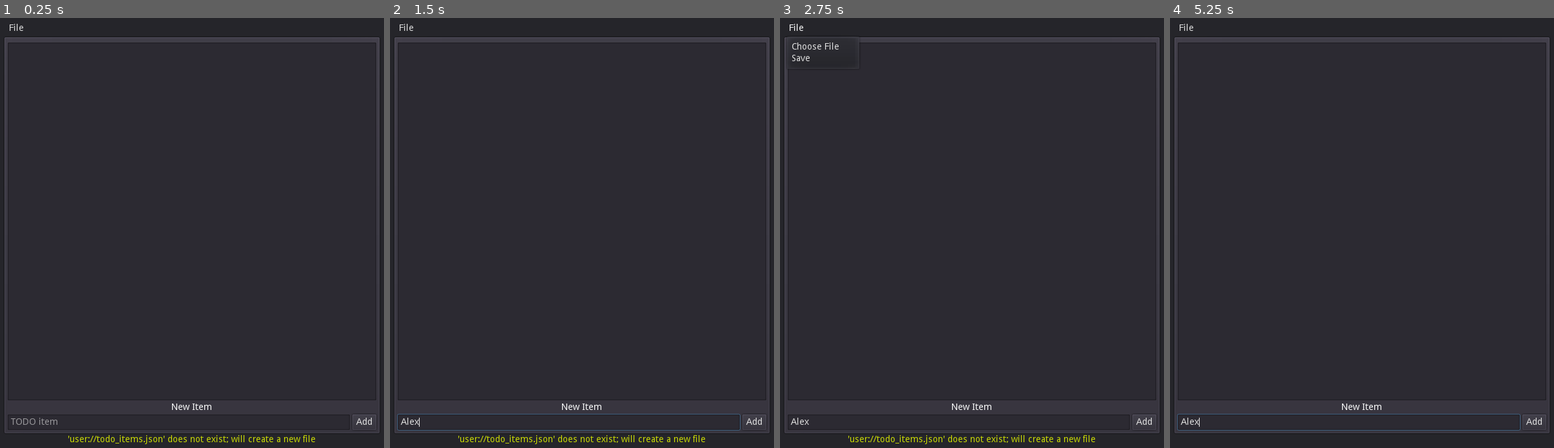
Above: before the commit, frames 1-4 (left to right).
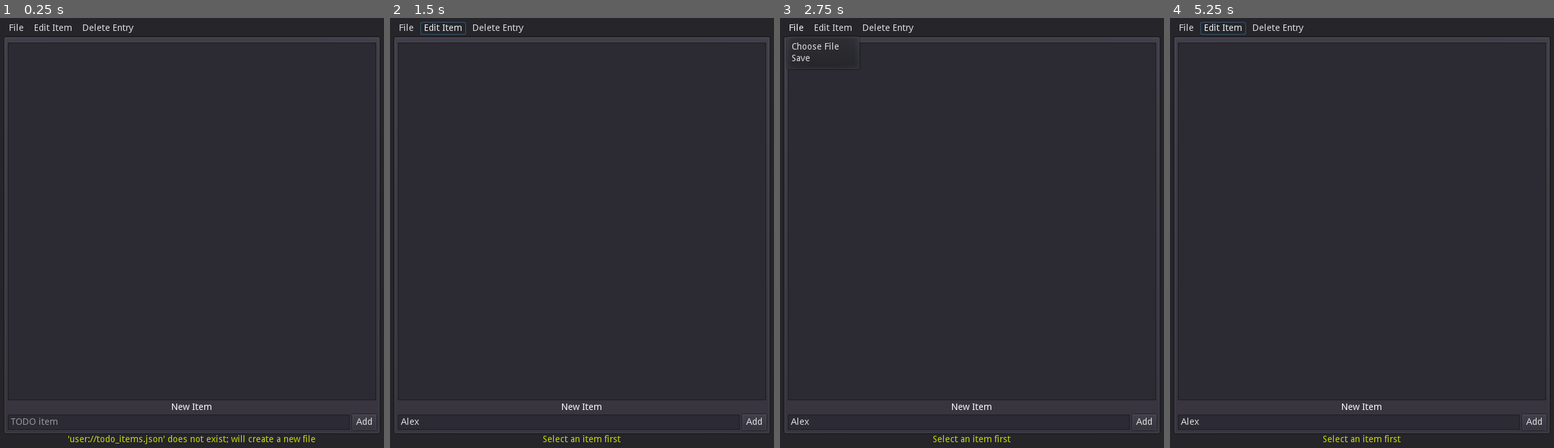
Above: after the commit, the same moments.

Repository: JohnDevlopment/todolist
Game: Godot game, scene res://TodoList.tscn
Same seed, same stepped clock (60 frames per second), same inputs: the game is played once before the commit and once after it.
Inputs (mouse positions are in pixels of both pictures, inside the frame that each line leads up to):
- Up to frame 1 (0.25 s): no input
- Up to frame 2 (1.5 s): click (570, 422) at 0.52 s; type "Alex" at 0.6 s; click (443, 26) at 1.25 s, where only the run after the commit has a clickable "Edit Item"
- Up to frame 3 (2.75 s): click "File" at 2 s
- Up to frame 4 (5.25 s): click "Add" at 2.75 s; click "File" at 3.5 s; click "Add" at 4.25 s; click (1223, 26) at 5 s, where only the run after the commit has a clickable "Edit Item"

The runs differ from the first frame. In frame 1, 0.1% of the frame differs, in the area x 9-35%, y 1-4%; in frame 2, 0.9%, in the area x 1-92%, y 0-100%; in frame 3, 0.6%; in frame 4, 0.6%.

Commit message:
Fixed an issue that had to do with the gui_input signal for the ItemList; small changes
Two buttons on the menu are used to edit and delete entries

Diff:
--- a/ModifyItem.gd
+++ b/ModifyItem.gd
@@ -18,8 +18,6 @@
 	NewItem.text = text
 	$WhichItem.bbcode_text = "Editing item [i]%d[/i]" % index
 
-	print("Editing item %d with current value being '%s'" % [index, text])
-
 func _on_NewItem_text_entered(new_text: String) -> void:
 	NewItem.release_focus()
 	finish_edit(get_meta('item_index'), new_text)
--- a/TodoList.gd
+++ b/TodoList.gd
@@ -30,7 +30,6 @@
 
 	FileMenuButton.get_popup().connect('index_pressed', self, '_on_File_menu_index_pressed')
 
-	(TodoItems.get_item_list() as ItemList).connect('gui_input', self, '_on_TodoItems_gui_input')
 	(TodoItems.get_item_list() as ItemList).connect('nothing_selected', self, '_on_TodoItems_nothing_selected')
 
 	# Display status message depending on whether the file exists and was loaded
@@ -88,10 +87,12 @@
 func _on_File_menu_index_pressed(index: int) -> void:
 	match index:
 		0:
+			# Choose new file
 			$FileDialog.popup_centered_ratio(0.85)
 		1:
+			# Save current file
 			_save_data_file()
-			StatusLabel.display_status(2, "Saved file: " + config.data_file)
+			StatusLabel.display_status(3, "Saved file: " + config.data_file)
 
 func _on_FileDialog_file_selected(path: String) -> void:
 	config.data_file = path
@@ -123,21 +124,20 @@
 		modulate = check_color
 	})
 
-func _on_TodoItems_gui_input(event: InputEvent) -> void:
-	if event is InputEventKey:
-		match event.scancode:
-			KEY_DELETE:
-				if _current_item >= 0:
-					TodoItems.remove_item(_current_item)
-					_on_TodoItems_nothing_selected()
-				else:
-					StatusLabel.display_status(3, 'Select an item first')
-			KEY_E:
-				if _current_item >= 0:
-					ModifyItem.start_edit(_current_item, TodoItems.get_item_text(_current_item))
-					MainTabs.set_deferred('current_tab', 1)
-				else:
-					StatusLabel.display_status(3, 'Select an item first')
-
 func _on_TodoItems_nothing_selected() -> void:
 	_current_item = -1
+
+
+func _on_DeleteEntryButton_pressed() -> void:
+	if _current_item >= 0:
+		TodoItems.remove_item(_current_item)
+		_on_TodoItems_nothing_selected()
+	else:
+		StatusLabel.display_status(3, 'Select an item first')
+
+func _on_EditItemButton_pressed() -> void:
+	if _current_item >= 0:
+		ModifyItem.start_edit(_current_item, TodoItems.get_item_text(_current_item))
+		MainTabs.set_deferred('current_tab', 1)
+	else:
+		StatusLabel.display_status(3, 'Select an item first')
--- a/TodoList.tscn
+++ b/TodoList.tscn
@@ -68,6 +68,20 @@
 text = "File"
 items = [ "Choose File", null, 0, false, false, 0, 0, null, "", false, "Save", null, 0, false, false, 1, 0, null, "", false ]
 
+[node name="EditItemButton" type="Button" parent="Margin/MainColumn/Menu"]
+margin_left = 39.0
+margin_right = 110.0
+margin_bottom = 20.0
+text = "Edit Item"
+flat = true
+
+[node name="DeleteEntryButton" type="Button" parent="Margin/MainColumn/Menu"]
+margin_left = 114.0
+margin_right = 205.0
+margin_bottom = 20.0
+text = "Delete Entry"
+flat = true
+
 [node name="MainTabs" type="TabContainer" parent="Margin/MainColumn"]
 margin_top = 24.0
 margin_right = 580.0
@@ -113,6 +127,8 @@
 "_edit_use_anchors_": false
 }
 
+[connection signal="pressed" from="Margin/MainColumn/Menu/EditItemButton" to="." method="_on_EditItemButton_pressed"]
+[connection signal="pressed" from="Margin/MainColumn/Menu/DeleteEntryButton" to="." method="_on_DeleteEntryButton_pressed"]
 [connection signal="item_activated" from="Margin/MainColumn/MainTabs/$TodoItems" to="." method="_on_todo_item_activated"]
 [connection signal="item_selected" from="Margin/MainColumn/MainTabs/$TodoItems" to="." method="_on_todo_item_selected"]
 [connection signal="edit_request" from="Margin/MainColumn/MainTabs/$ModifyItem" to="." method="_on_ModifyItem_edit_request"]
Not shown, changed: export_presets.cfg
